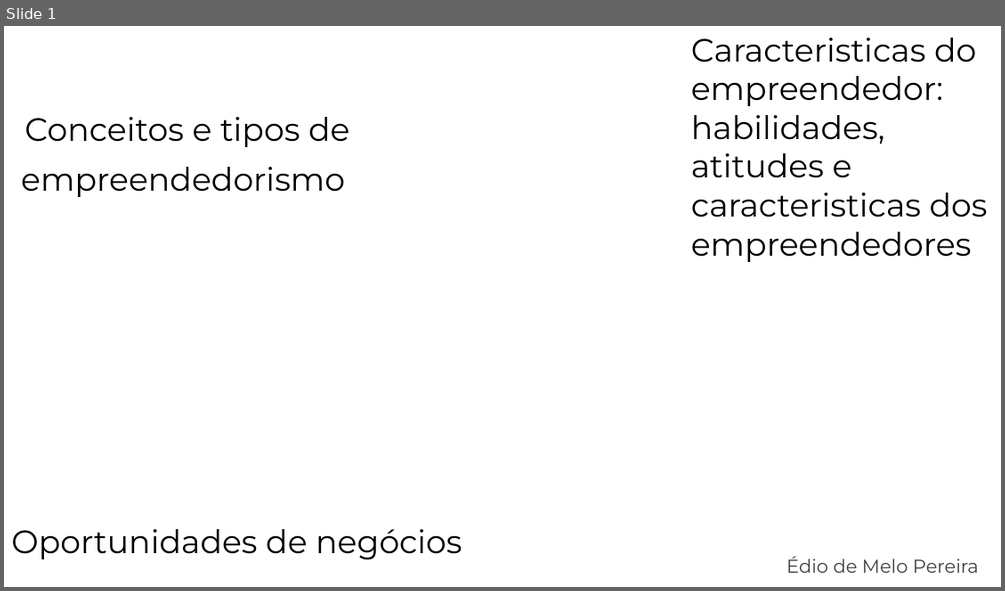
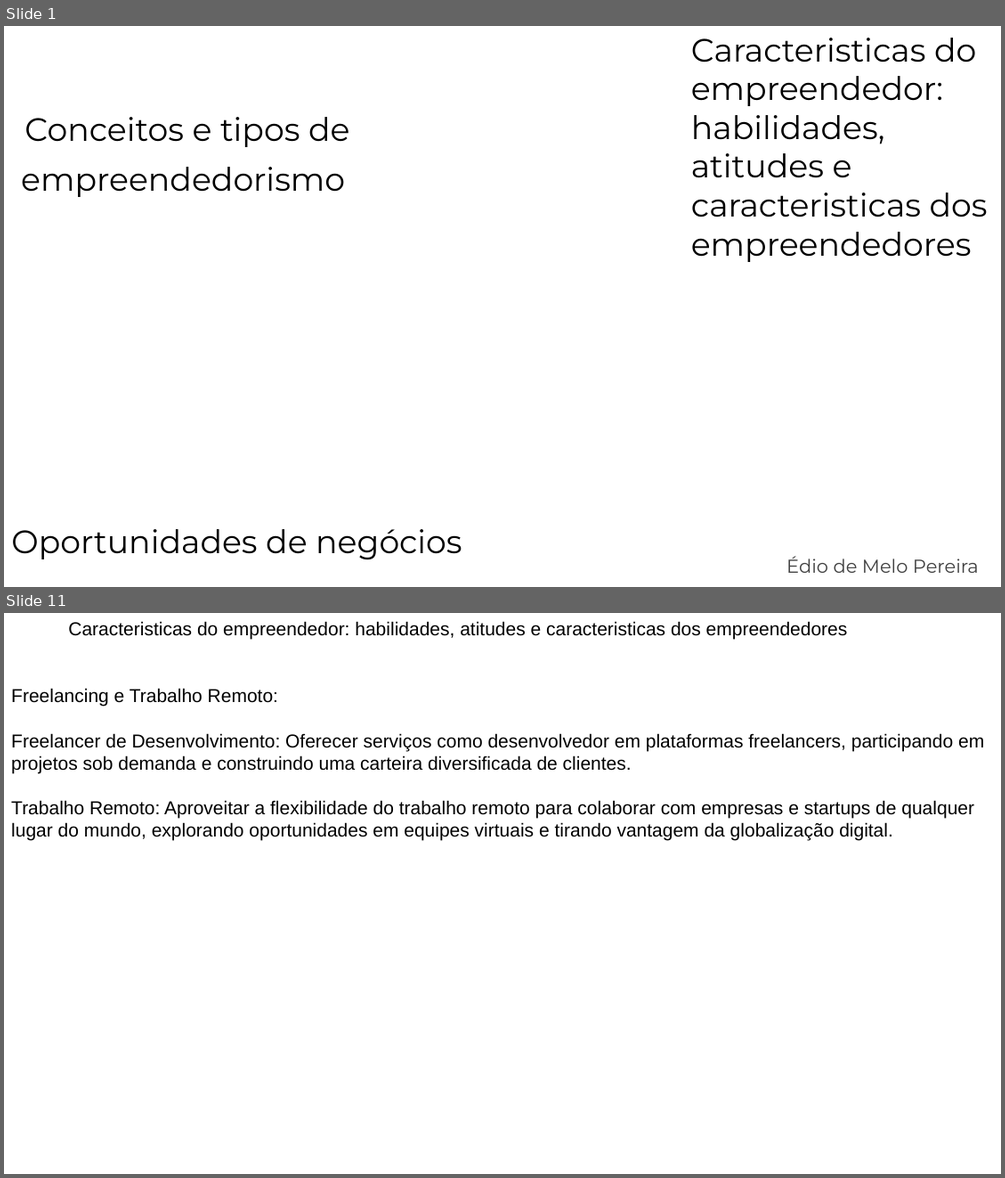
Before and after one commit to E-Mello/PS_Aulas, a slide deck: Aula_07_Conceitos_e_tipos_de_empreendedorismo-Caracteristicas do empreendedor--habilidades_atitudes_e_caracteristicas_dos_empreendedores-Oportunidades_de_negocios/Aula_07.pptx. Shown one above the other, each under a label of ours: slide 1 before the commit, slides 1 and 11 after it; the slides between them are not shown. The pictures are 1005x591 and 1005x1178 pixels, drawn with LibreOffice and Linux fonts; fonts in the diff are those of the drawing; background and template pictures are left out. Boxes give left, top, right and bottom in pixels: in the first picture for what was removed or moved away, otherwise in the second. Text is boxed around its words. In the diff, an @@ line names an element or a change of style, - is before the commit and + after.

```diff
--- a/Aula_07_Conceitos_e_tipos_de_empreendedorismo-Caracteristicas do empreendedor--habilidades_atitudes_e_caracteristicas_dos_empreendedores-Oportunidades_de_negocios/Aula_07.pptx
+++ b/Aula_07_Conceitos_e_tipos_de_empreendedorismo-Caracteristicas do empreendedor--habilidades_atitudes_e_caracteristicas_dos_empreendedores-Oportunidades_de_negocios/Aula_07.pptx
@@ slide 11 added at bbox=[4, 613, 1001, 1174], background picture (left out) @@
@@ text added at bbox=[11, 621, 984, 841], 18 pt, text #000000 @@
+Caracteristicas do empreendedor: habilidades, atitudes e caracteristicas dos empreendedores
+Freelancing e Trabalho Remoto:
+Freelancer de Desenvolvimento: Oferecer serviços como desenvolvedor em plataformas freelancers, participando em projetos sob demanda e construindo uma carteira diversificada de clientes.
+Trabalho Remoto: Aproveitar a flexibilidade do trabalho remoto para colaborar com empresas e startups de qualquer lugar do mundo, explorando oportunidades em equipes virtuais e tirando vantagem da globalização digital.
```
Also in this commit, not shown: 1 slide changed, 13 other slides added, 3 slides removed, 1 other file.
